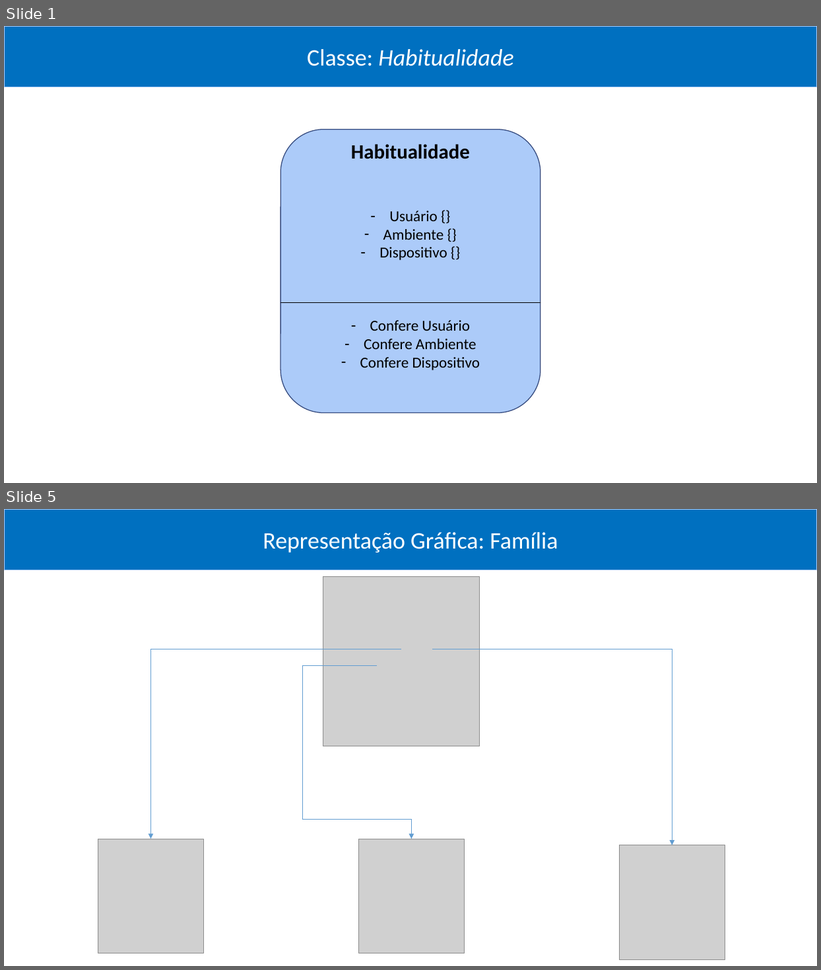
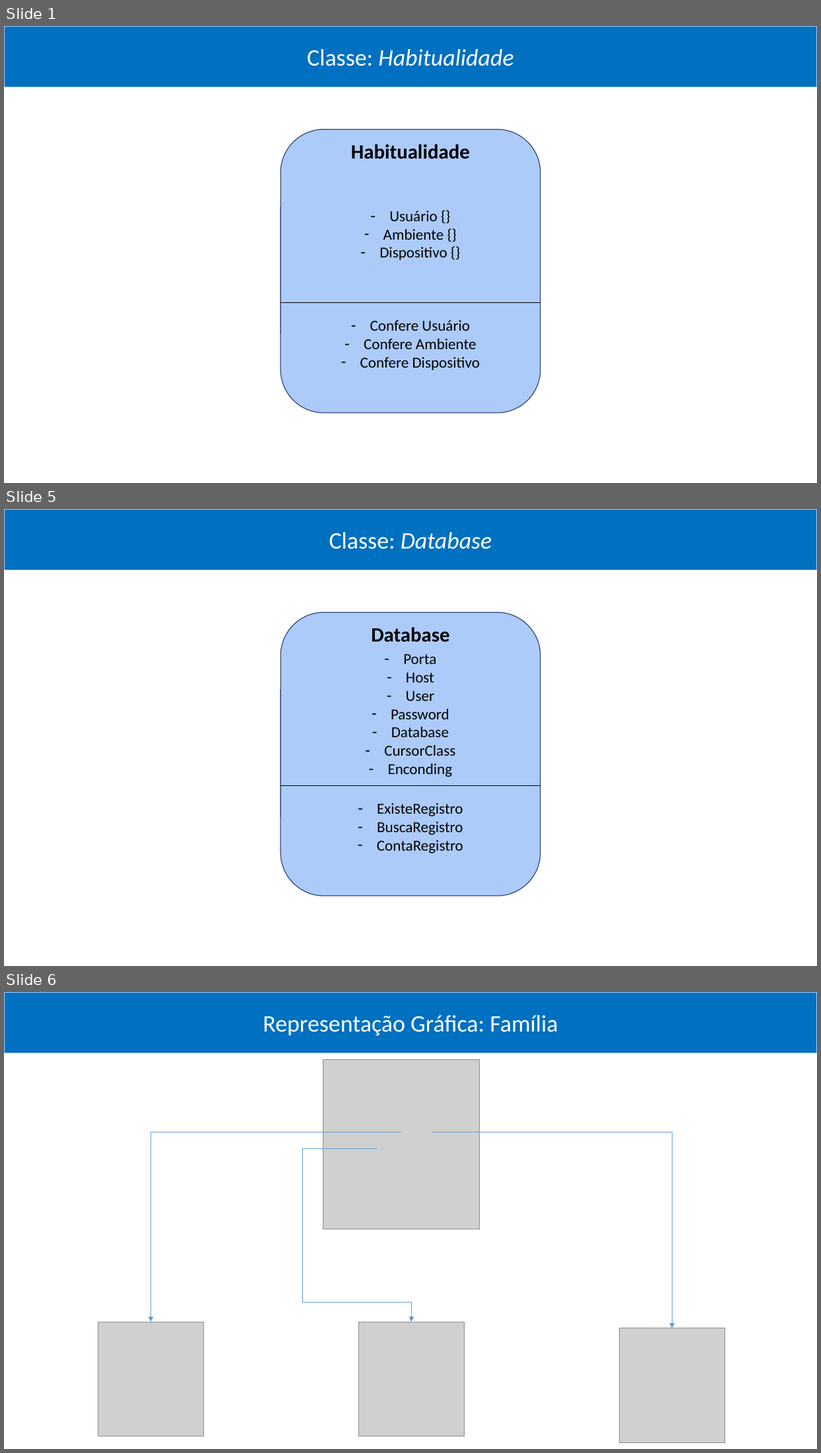
Before and after one commit to brjoaogabriel/processamento_login, a slide deck: projeto/classes, métodos, estrutura lógica e exemplificação.pptx. Shown one above the other, each under a label of ours: slides 1 and 5 before the commit, slides 1, 5 and 6 after it; the slides between them are not shown. The pictures are 821x970 and 821x1453 pixels, drawn with LibreOffice and Linux fonts; fonts in the diff are those of the drawing; grey boxes stand for pictures. Boxes give left, top, right and bottom in pixels: in the first picture for what was removed or moved away, otherwise in the second. Text is boxed around its words. In the diff, an @@ line names an element or a change of style, - is before the commit and + after.

Commit message:
04/16/2020 15:11 - classe dispositivo pronta ...

```diff
--- a/projeto/classes, métodos, estrutura lógica e exemplificação.pptx
+++ b/projeto/classes, métodos, estrutura lógica e exemplificação.pptx
@@ slide 5 added at <box>4,509,817,966</box>, background #FFFFFF @@
@@ rectangle added at <box>4,509,817,570</box>, fill #0070C0, outline #ACCBF9 1 pt, 28 pt, text #FFFFFF, italic @@
+Classe: Database
@@ rounded rectangle added at <box>281,613,541,896</box>, fill #ACCBF9, outline #374B7F 1 pt @@
@@ text added at <box>371,627,450,642</box>, 24 pt, text #000000, bold @@
+Database
@@ text added at <box>384,654,455,777</box>, 18 pt, text #000000 @@
+– Porta
+– Host
+– User
+– Password
+– Database
+– CursorClass
+– Enconding
@@ line added from (281, 786) to (541, 786), #000000 0.5 pt @@
@@ text added at <box>377,803,463,854</box>, 18 pt, text #000000 @@
+– ExisteRegistro
+– BuscaRegistro
+– ContaRegistro
@@ what was slide 5 is now slide 6 @@
```
Also in this commit, not shown: 3 slides changed, 3 other files.
